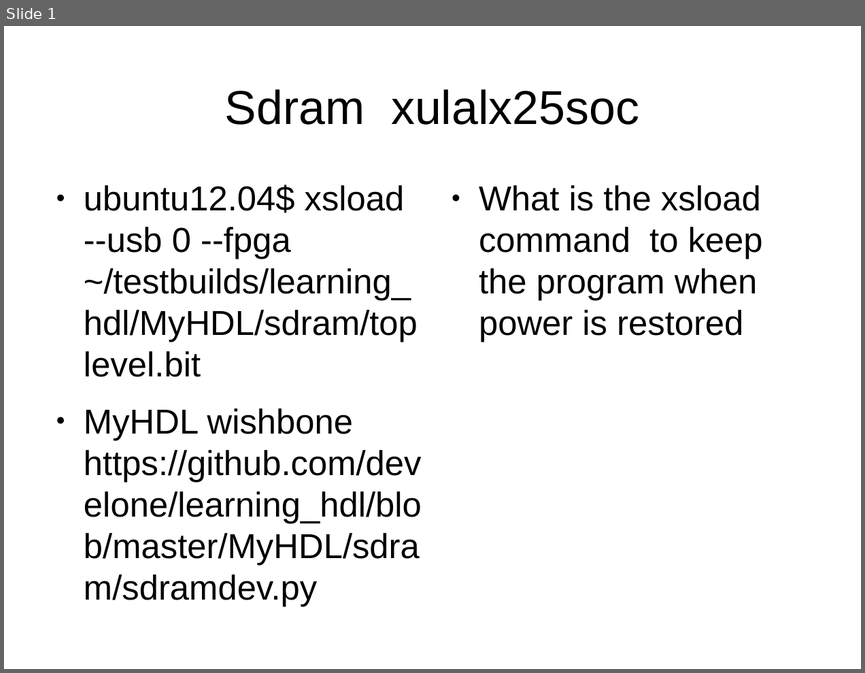
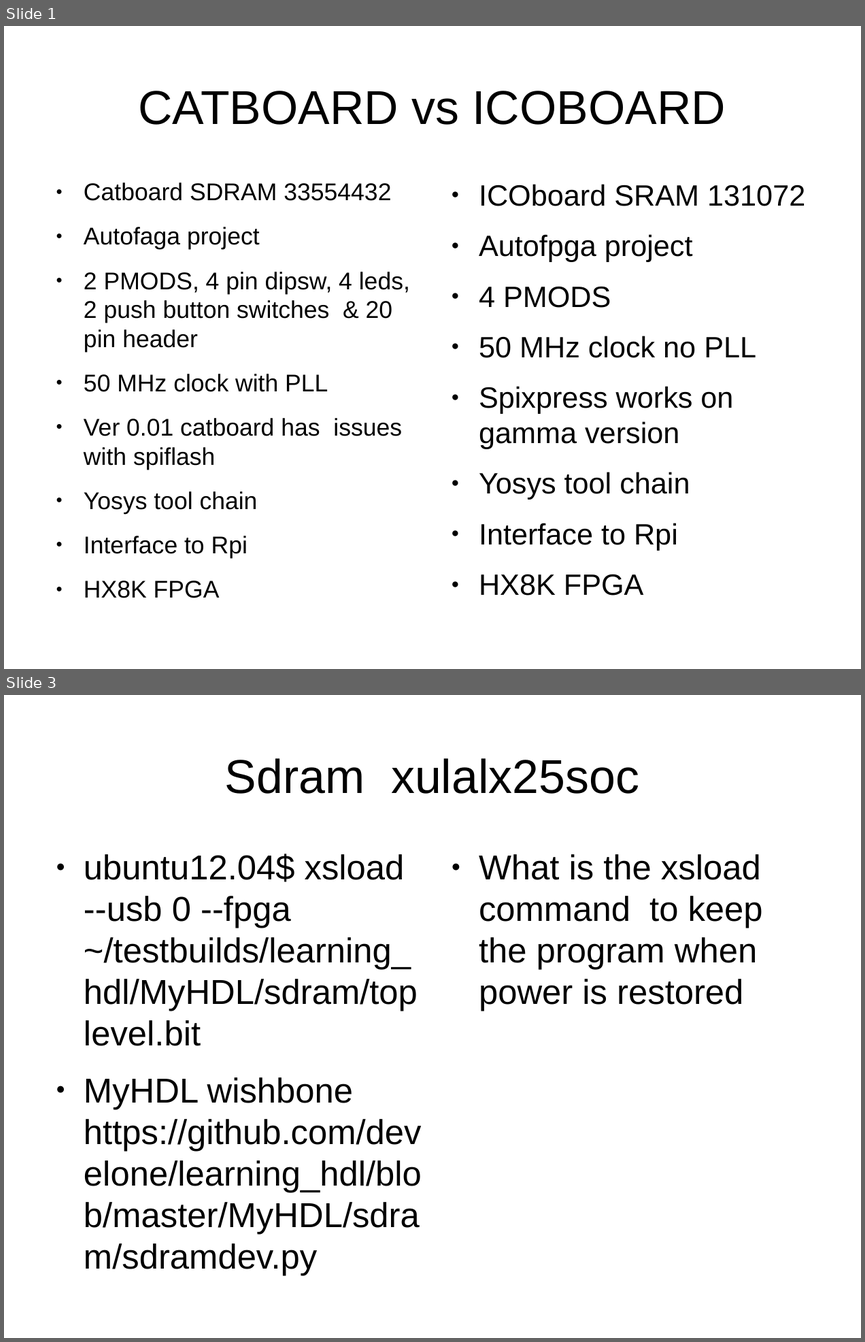
Before and after one commit to develone/learning_hdl, a slide deck: MyHDL/sdram/catzipxula.odp. Shown one above the other, each under a label of ours: slide 1 before the commit, slides 1 and 3 after it; the slides between them are not shown. The pictures are 865x673 and 865x1342 pixels, drawn with LibreOffice and Linux fonts; fonts in the diff are those of the drawing. Boxes give left, top, right and bottom in pixels: in the first picture for what was removed or moved away, otherwise in the second. Text is boxed around its words. In the diff, an @@ line names an element or a change of style, - is before the commit and + after.

Commit message:
adding comparing the catboard & icoboard

```diff
--- a/MyHDL/sdram/catzipxula.odp
+++ b/MyHDL/sdram/catzipxula.odp
@@ slide 1 added at (4, 26, 861, 669), background #FFFFFF @@
@@ title added at (138, 91, 725, 125), 44 pt, text #000000 @@
+CATBOARD vs ICOBOARD
@@ text added at (84, 182, 410, 558), 22.4 pt, text #000000 @@
+● Catboard SDRAM 33554432
+● Autofaga project
+● 2 PMODS, 4 pin dipsw, 4 leds, 2 push button switches & 20 pin header
+● 50 MHz clock with PLL
+● Ver 0.01 catboard has issues with spiflash
+● Yosys tool chain
+● Interface to Rpi
+● HX8K FPGA
@@ text added at (479, 184, 805, 550), 27.2 pt, text #000000 @@
+● ICOboard SRAM 131072
+● Autofpga project
+● 4 PMODS
+● 50 MHz clock no PLL
+● Spixpress works on gamma version
+● Yosys tool chain
+● Interface to Rpi
+● HX8K FPGA
@@ what was slide 1 is now slide 3 @@
```
Also in this commit, not shown: 1 other slide added, 1 other file.
